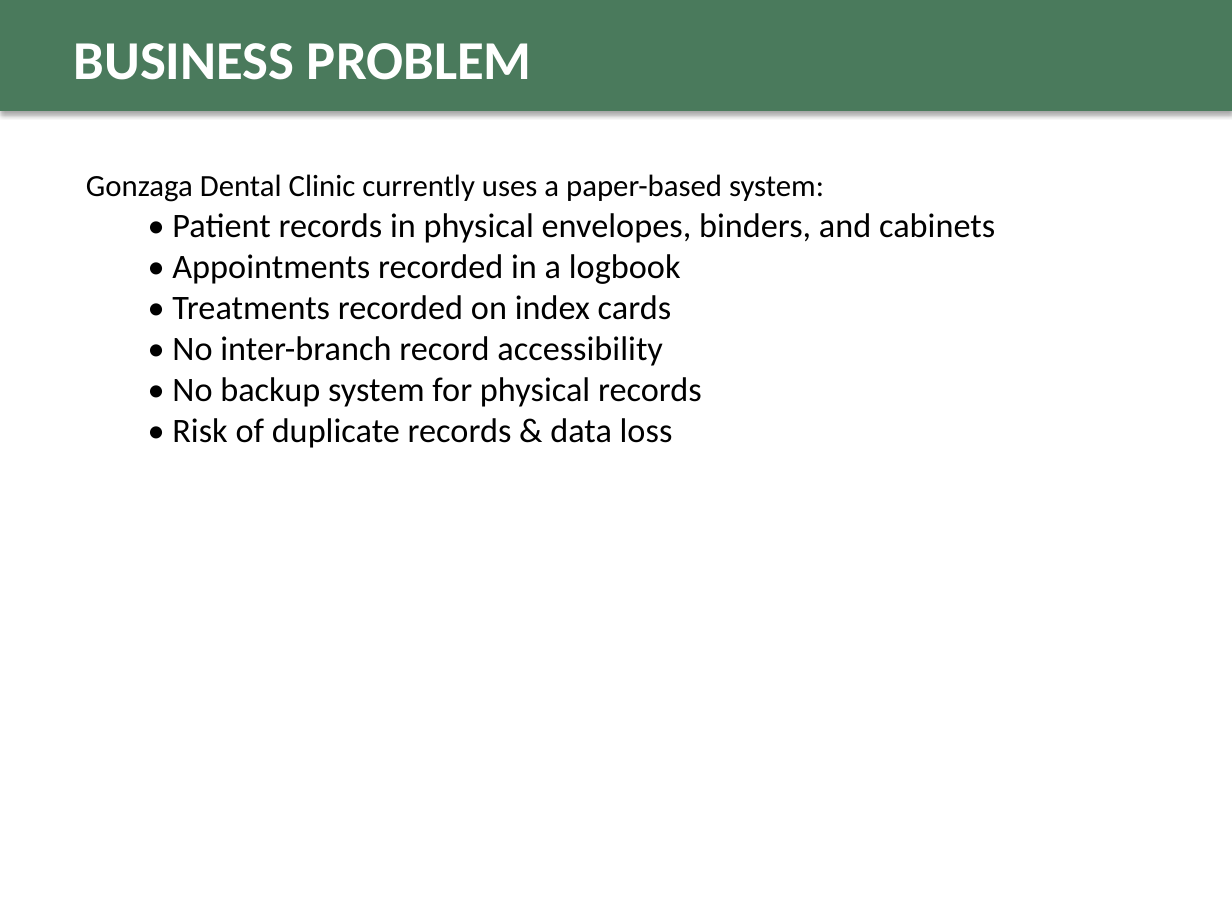
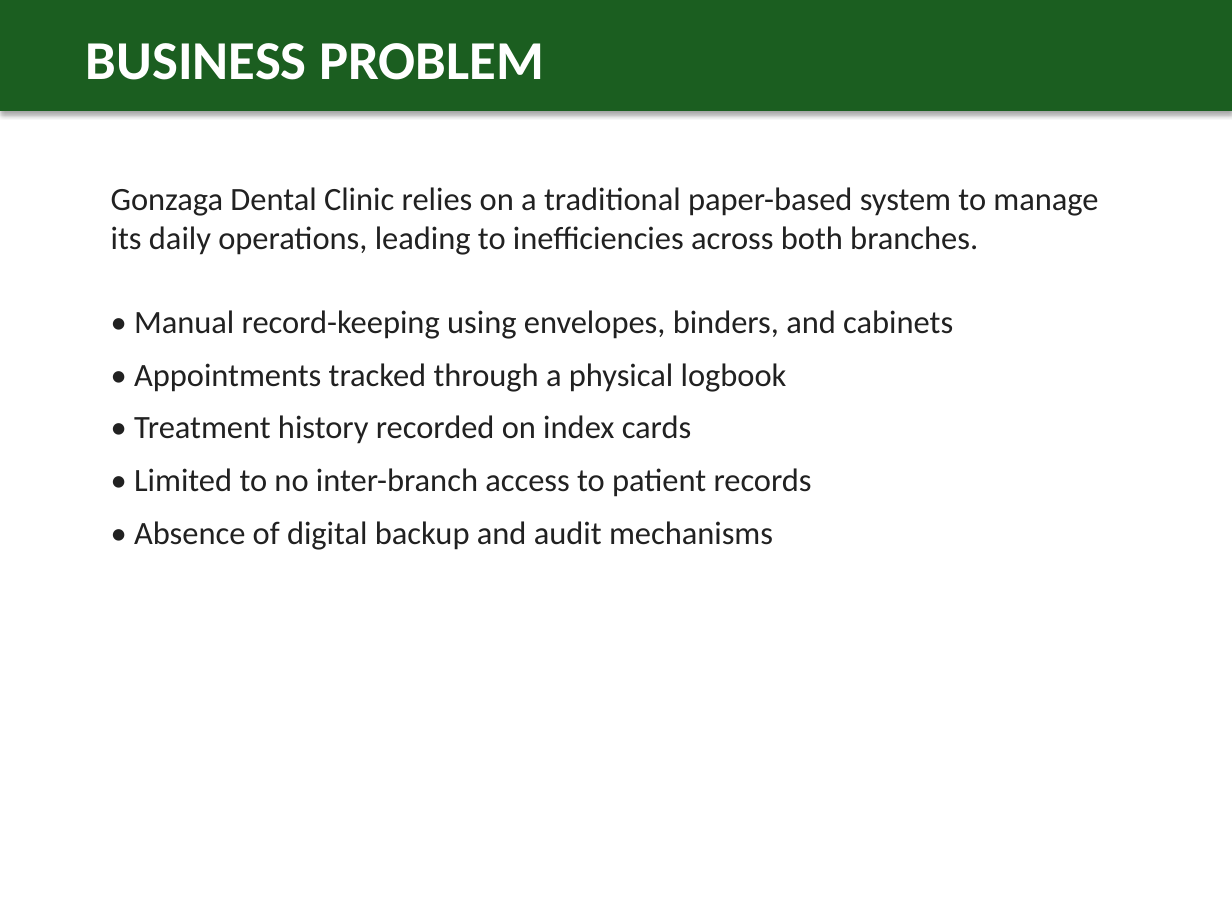
Before and after one commit to fritzmichael1-2/gonzaga-dental-clinic-system, a slide deck: slide 3 of GDCMAS_Final_Defense_Presentation.pptx. Drawn at 1232x924 pixels with LibreOffice and Linux fonts; fonts in the diff are those of the drawing. Boxes give left, top, right and bottom in pixels: in the first picture for what was removed or moved away, otherwise in the second. Text is boxed around its words. In the diff, an @@ line names an element or a change of style, - is before the commit and + after.

Commit message:
Redesign defense PPT with professional dental/medical theme and enhanced visuals

```diff
--- a/GDCMAS_Final_Defense_Presentation.pptx
+++ b/GDCMAS_Final_Defense_Presentation.pptx
@@ rectangle at [0, 0, 1232, 111]: fill #4A7A5C to #1B5E20 @@
@@ text "BUSINESS PROBLEM": place and size @@
-text "BUSINESS PROBLEM" at [74, 43, 532, 80]
+text "BUSINESS PROBLEM" at [86, 43, 544, 80]
@@ text at [111, 187, 1098, 550]: text changed; size 20 to 19 pt; text colour #000000 to #212121 @@
-Gonzaga Dental Clinic currently uses a paper-based system:
-  • Patient records in physical envelopes, binders, and cabinets
-  • Appointments recorded in a logbook
-  • Treatments recorded on index cards
-  • No inter-branch record accessibility
-  • No backup system for physical records
-  • Risk of duplicate records & data loss
+Gonzaga Dental Clinic relies on a traditional paper-based system to manage its daily operations, leading to inefficiencies across both branches.
+• Manual record-keeping using envelopes, binders, and cabinets
+• Appointments tracked through a physical logbook
+• Treatment history recorded on index cards
+• Limited to no inter-branch access to patient records
+• Absence of digital backup and audit mechanisms
```
Also in this commit, not shown: 4 other slides changed, 3 slides added, 3 slides removed.
